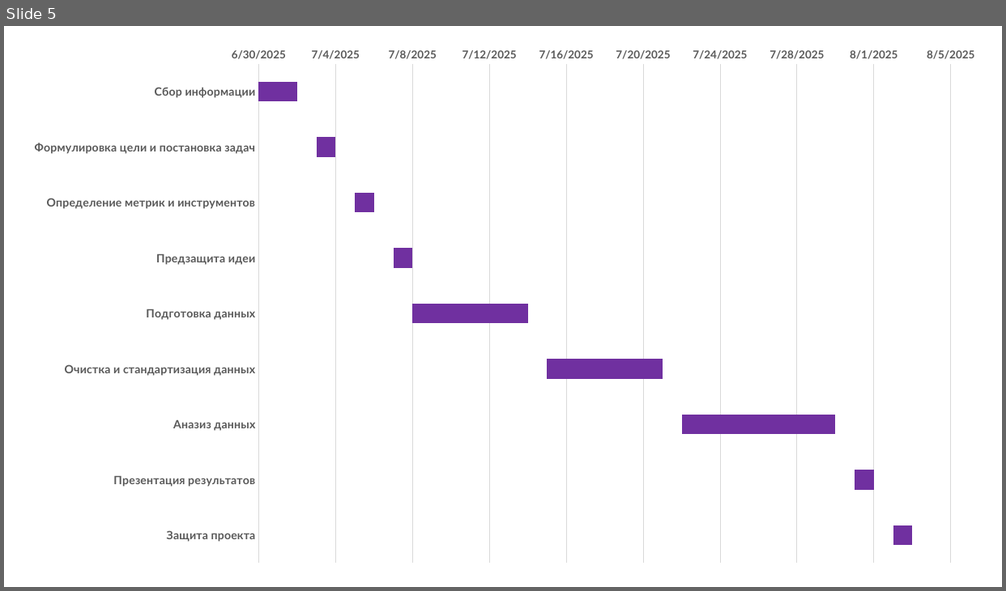
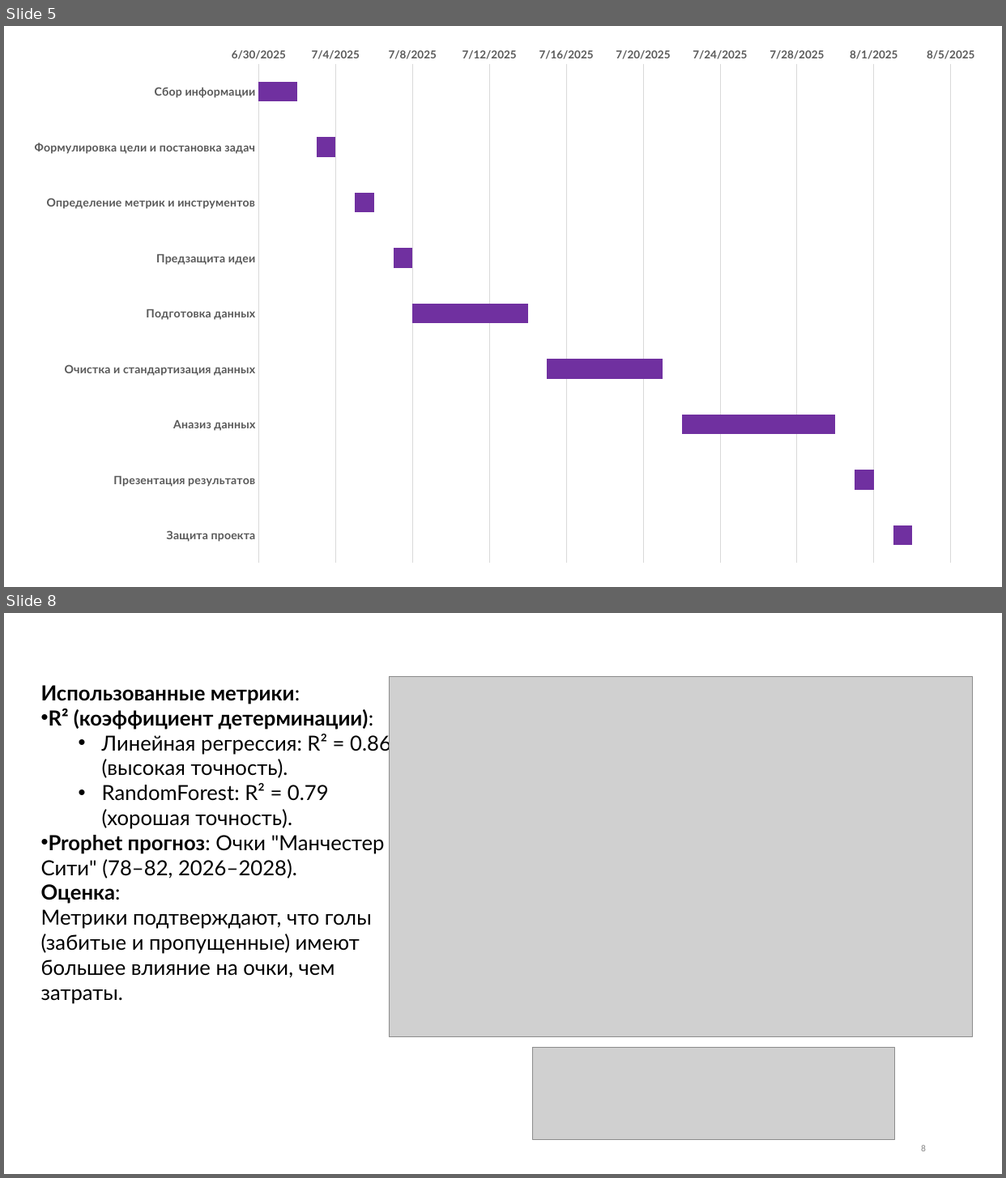
Before and after one commit to dimasultan/APL, a slide deck: АПЛ.pptx. Shown one above the other, each under a label of ours: slide 5 before the commit, slides 5 and 8 after it; the slides between them are not shown. The pictures are 1006x591 and 1006x1178 pixels, drawn with LibreOffice and Linux fonts; fonts in the diff are those of the drawing; grey boxes stand for pictures. Boxes give left, top, right and bottom in pixels: in the first picture for what was removed or moved away, otherwise in the second. Text is boxed around its words. In the diff, an @@ line names an element or a change of style, - is before the commit and + after.

```diff
--- a/АПЛ.pptx
+++ b/АПЛ.pptx
@@ slide 8 added at (4, 613, 1002, 1174), background #FFFFFF @@
@@ text added at (41, 685, 391, 1004), 20 pt, text #000000 @@
+Использованные метрики:
+• R² (коэффициент детерминации):
+  • Линейная регрессия: R² = 0.86 (высокая точность).
+  • RandomForest: R² = 0.79 (хорошая точность).
+• Prophet прогноз: Очки "Манчестер Сити" (78–82, 2026–2028).
+Оценка:
+Метрики подтверждают, что голы (забитые и пропущенные) имеют большее влияние на очки, чем затраты.
@@ picture added at (389, 677, 973, 1037) @@
@@ picture added at (533, 1048, 895, 1140) @@
@@ page number added at (921, 1145, 926, 1152), 9 pt, text #8C8C8C @@
+8
```
Also in this commit, not shown: 2 slides changed, 15 other slides added.
